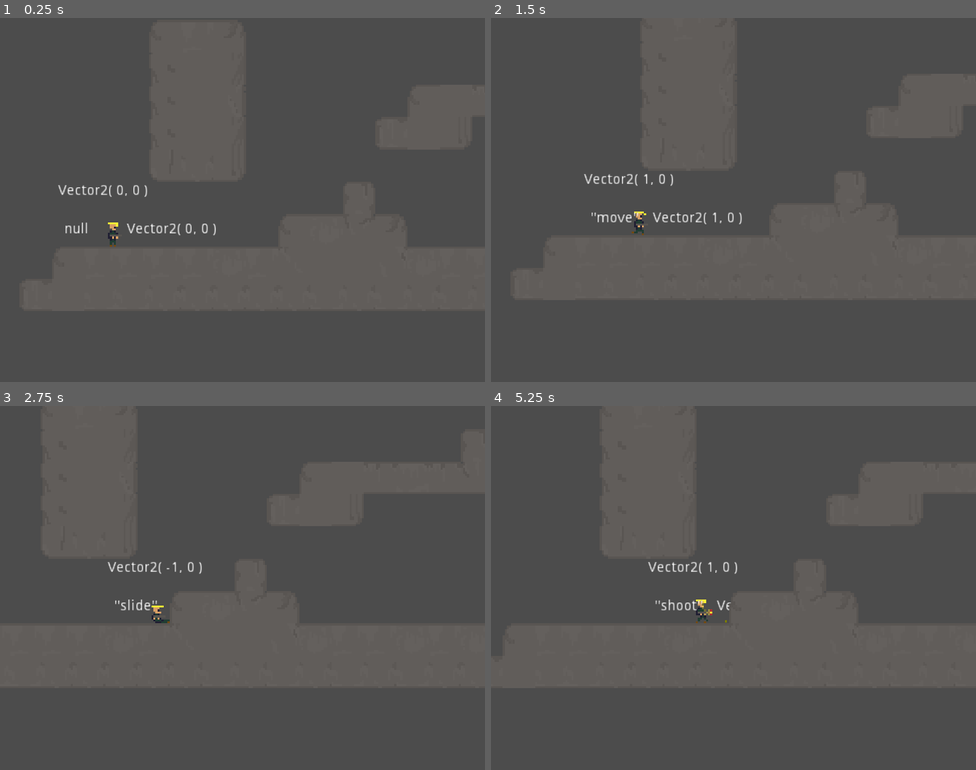
Above: before the commit, frames 1-4 (two rows, left to right).
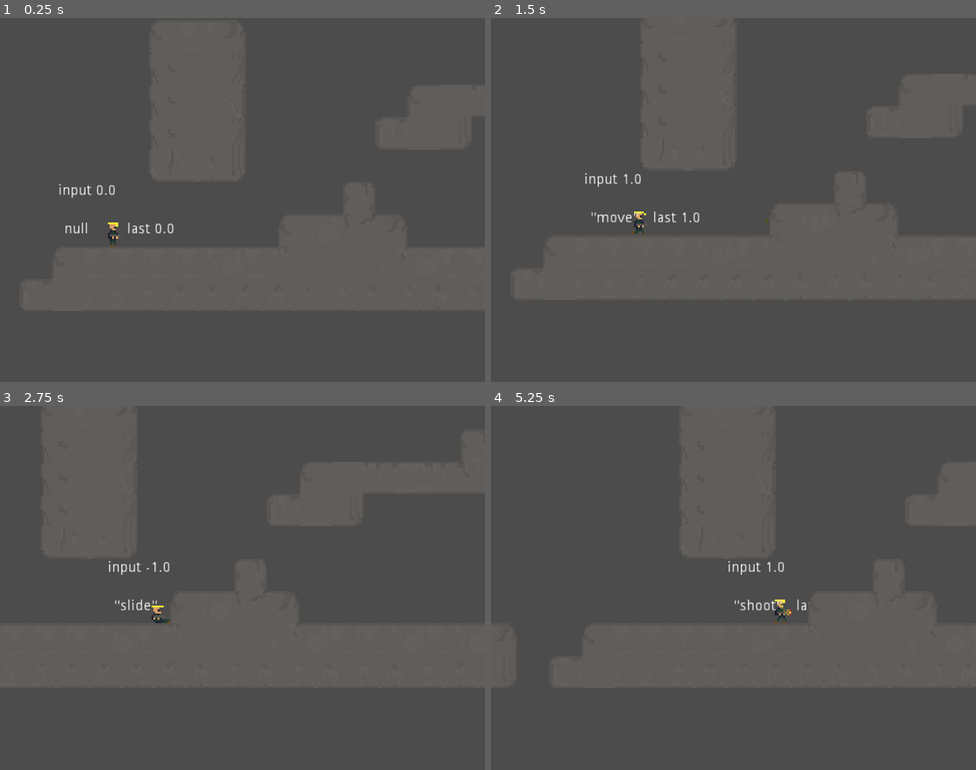
Above: after the commit, the same moments.

Repository: raczynskid/PixelSoldier
Game: Godot game, scene res://World.tscn
Two runs of this game, one before a commit and one after it. Both use one fixed random seed, a clock stepped at 60 frames per second and the inputs below.
Inputs:
- Up to frame 1 (0.25 s): no input
- Up to frame 2 (1.5 s): hold Space (fire) 0.53-1.28 s; hold Right (ui_right) from 0.53 s (still down); tap Up (ui_up) at 0.77 s; tap Enter at 1.25 s; tap Space (fire) at 1.35 s
- Up to frame 3 (2.75 s): tap Up (ui_up) at 1.52 s; release Right (ui_right) at 2.03 s; hold Left (ui_left) from 2.03 s (still down); hold Shift (slide) from 2.03 s (still down); tap Space (fire) at 2.3 s
- Up to frame 4 (5.25 s): release Left (ui_left) at 2.78 s; release Shift (slide) at 2.78 s; hold Right (ui_right) 2.78-4.28 s; tap Space (fire) at 2.85, 4.55 s; tap Up (ui_up) at 3.02, 3.77, 4.52 s; hold Space (fire) 3.53-4.28 s; hold Left (ui_left) 4.28-5.03 s; tap Shift (slide) at 4.35 s; hold Right (ui_right) from 5.03 s (still down); hold Space (fire) from 5.03 s (still down)

The runs differ from the first frame. In frame 1, 0.5% of the frame differs, in the area x 12-45%, y 45-60%; in frame 2, 0.4%; in frame 3, 0.2%; in frame 4, 0.7%, in the area x 32-66%, y 42-60%.

Commit message:
solved issue #9, comment refactor

Diff:
--- a/Characters/Player.gd
+++ b/Characters/Player.gd
@@ -54,15 +54,18 @@
 		# but movement controls are pressed
 		# go into movement state
 		if input_vector.x != 0:
+
 			# horizontal movement
 			velocity = movement_state(input_vector)
+
 			# update to keep facing last movement direction
 			# can be overwritten by animation method calls
 			last_vector = input_vector
 		else:
-			# stop horizontal movement based on friction
+			# stop horizontal movement based on friction if grounded
 			if is_on_floor():
 				velocity.x = int(round(lerp(velocity.x, 0, 0.25)))
+
 				# shed remainder of velocity regardless of direction
 				if abs(velocity.x) == 2:
 					velocity.x = 0
@@ -78,8 +81,8 @@
 	velocity = move_and_slide(velocity, Globals.UP)
 
 	# debug labels
-	get_node("Label").text = var2str(input_vector)
-	get_node("Label2").text = var2str(last_vector)
+	get_node("Label").text = "input " + var2str(input_vector.x)
+	get_node("Label2").text = "last " + var2str(last_vector.x)
 	get_node("Label3").text = var2str(current_state)
 
 
@@ -193,6 +196,7 @@
 	current_state = "roll"
 	animationTree.set("parameters/Roll/blend_position", last_vector.x)
 	animationState.travel('Roll')
+
 	# roll from idle
 	if vector.x == 0:
 		if last_vector.x > 0:
@@ -205,6 +209,8 @@
 		# keep current movement vector if input is applied
 		animationTree.set("parameters/Roll/blend_position", input_vector.x)
 		animationState.travel('Roll')
+
+		# slightly increase speed for duration of roll
 		if vector.x != 0:
 			if last_vector.x > 0:
 				vector.x = Globals.MAX_SPEED * 1.5
@@ -217,10 +223,10 @@
 func end_roll():
 	# called on animation end
 	# return to idle
-	#current_state = "idle"
-	#idle_state(last_vector)
+
 	# reset cooldown timer
 	roll_cooldown.reset()
+
 	# if roll ends on the floor, decrease horizontal speed to 1/3rd
 	if is_on_floor():
 		velocity.x = velocity.x / 3
@@ -229,11 +235,14 @@
 	# vector : velocity
 	# return : Vector2
 	# perform slide
+
 	# set state
 	current_state = "slide"
+
 	# set animation blend
 	animationTree.set("parameters/Slide/blend_position", vector.x)
 	animationState.travel('Slide')
+
 	# shed horizontal speed
 	if vector.x > 0:
 		vector.x = int(round(lerp(vector.x, -50, 0.01)))
@@ -248,6 +257,7 @@
 func shoot(vector):
 	# vector : input_vector
 	# return : Vector2
+
 	# base shoot state, animation is already initialized from get_movement_inputs()
 	current_state = "shoot"
 
@@ -256,6 +266,7 @@
 
 	# listen for keyboard input
 	if vector != Vector2.ZERO:
+
 		# use animation tree blendspace to apply direction to shooting animation
 		animationTree.set("parameters/Shoot/blend_position", vector)
 		animationState.travel('Shoot')
@@ -263,6 +274,7 @@
 	# remove any horizontal speed if remaining
 	if is_on_floor():
 		velocity.x = int(round(lerp(velocity.x, 0, 0.1)))
+		# drop remaining velocity
 		if abs(velocity.x) == 5:
 			velocity.x = 0
 
@@ -270,6 +282,7 @@
 	if beam.get_node("Beam").visible:
 		beam.get_node("Beam").visible = false
 	else:
+		# wait for timer for slower flicker
 		if beam_cooldown.is_ready():
 			beam.get_node("Beam").visible = true
 			beam_cooldown.reset()
--- a/Characters/Player.tscn
+++ b/Characters/Player.tscn
@@ -533,15 +533,6 @@
 
 [node name="Tween" type="Tween" parent="."]
 
-[node name="RifleBeam" parent="." instance=ExtResource( 1 )]
-position = Vector2( 0, -5.483 )
-
-[node name="Body" type="Sprite" parent="."]
-position = Vector2( 0, -6 )
-texture = ExtResource( 2 )
-hframes = 56
-frame = 3
-
 [node name="Pivot" type="Position2D" parent="."]
 script = ExtResource( 3 )
 
@@ -561,3 +552,12 @@
 [node name="MovementCollision" type="CollisionShape2D" parent="."]
 position = Vector2( -0.695272, -1.39242 )
 shape = SubResource( 42 )
+
+[node name="RifleBeam" parent="." instance=ExtResource( 1 )]
+position = Vector2( 0, -5.483 )
+
+[node name="Body" type="Sprite" parent="."]
+position = Vector2( 0, -6 )
+texture = ExtResource( 2 )
+hframes = 56
+frame = 31
--- a/Characters/PlayerCamera.gd
+++ b/Characters/PlayerCamera.gd
@@ -24,6 +24,12 @@
 
 func update_pivot_angle():
 
+	# if not in shooting state,
+	# pre-set camera to last player vector
+	# avoids camera shake on shooting after pivot
+	if player.current_state != "shoot":
+		shot_direction.x = player.last_vector.x
+
 	# update camera pivot dynamically
 	# if player is in shooting state
 	if player.current_state == "shoot":
@@ -37,6 +43,7 @@
 		# might need a rework for encapsulation
 		# (affecting parent state)
 		player.last_vector = camera_vector
+
 	else:
 
 		# if player is in movement state set camera vector
--- a/Weapons/RifleBeam.gd
+++ b/Weapons/RifleBeam.gd
@@ -7,8 +7,7 @@
 onready var beam = get_node("Beam")
 onready var end = get_node("End")
 onready var ray = get_node("RayCast2D")
-onready var input_vector = get_parent().input_vector
-onready var last_shot_direction = Vector2.ZERO
+onready var player = get_parent()
 onready var shot_direction = Vector2(1,0)
 var max_cast_to = Vector2.ZERO
 
@@ -26,6 +25,12 @@
 	return shot_direction
 
 func _physics_process(_delta):
+
+	# make sure that first shot after pivoting
+	# is based on last character position,
+	# not animation sprite
+	if player.current_state != "shoot":
+		shot_direction.x = player.last_vector.x
 
 	# set length of raycast and randomize in axis to add spread
 	if shot_direction.y != 0:
--- a/project.godot
+++ b/project.godot
@@ -22,6 +22,10 @@
 [autoload]
 
 Globals="*res://Globals.gd"
+
+[debug]
+
+settings/fps/force_fps=60
 
 [display]
 
Not shown, removed: .mono/metadata/ide_messaging_meta.txt
